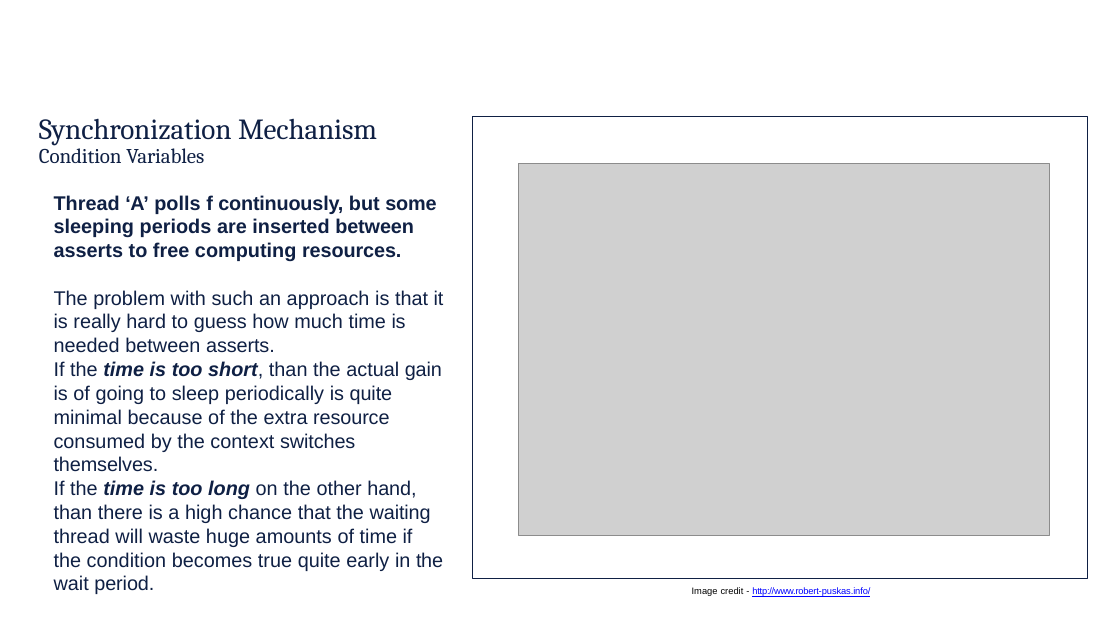
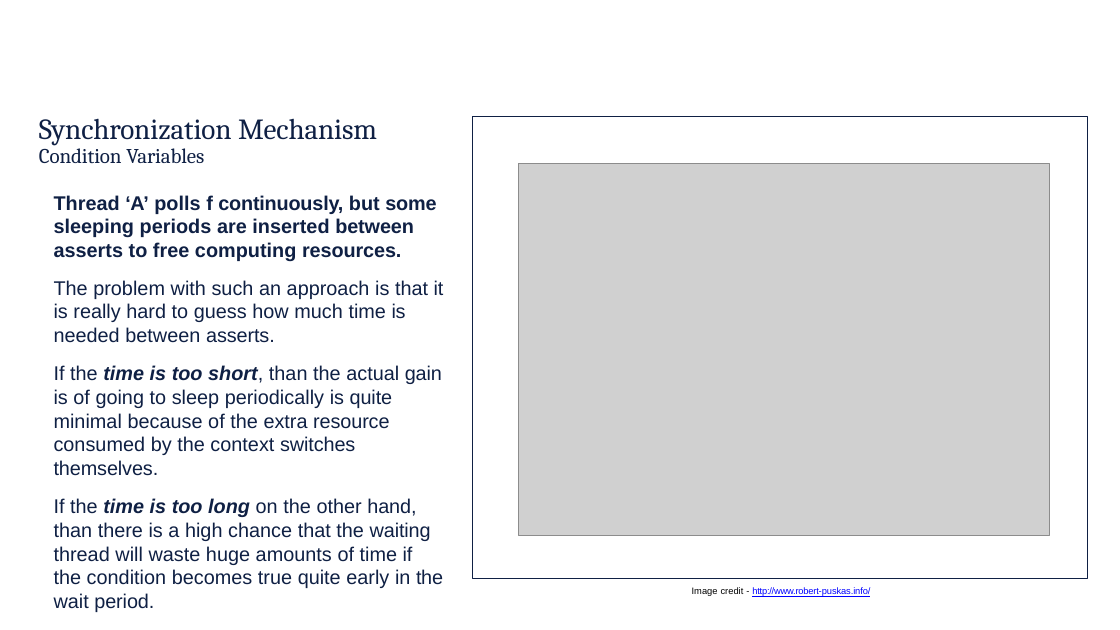
Before and after one commit to rbjohns8/CSC362-Spring-2026, a slide deck: slide 19 of Lecture Slides/19 - Thread Synchronization Mechanisms.pptx. Drawn at 1120x630 pixels with LibreOffice and Linux fonts; fonts in the diff are those of the drawing; grey boxes stand for pictures; background and template pictures are left out. Boxes give left, top, right and bottom in pixels: in the first picture for what was removed or moved away, otherwise in the second. Text is boxed around its words. In the diff, an @@ line names an element or a change of style, - is before the commit and + after.

```diff
--- a/Lecture Slides/19 - Thread Synchronization Mechanisms.pptx
+++ b/Lecture Slides/19 - Thread Synchronization Mechanisms.pptx
@@ text "The problem with such an ...": place and size @@
-text "The problem with such an ..." at (54,290,444,594)
+text "The problem with such an ..." at (54,280,444,612)
@@ text at (54,280,444,476): more space between paragraphs @@
```
Also in this commit, not shown: 14 other slides changed, 1 other file.
